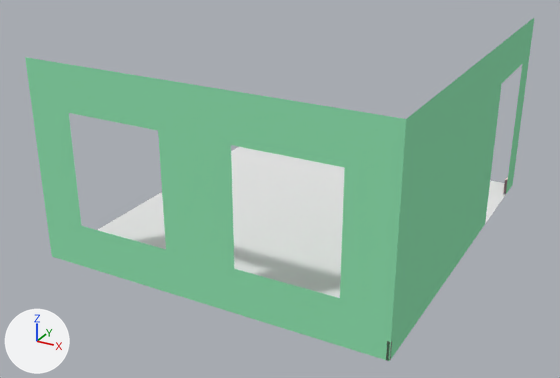
A saved change to the Blender file Assets/models/floor_2/bedroom_e/bedroom_e.blend.
Camera for both pictures: a camera (50 mm lens) standing at (15.6, -30.8, 16.6) and looking at (-0.5, -1.6, 2.0). Lighting does not change. The marker at lower left points along +X, +Y and +Z.

The first picture shows 'floor', 'wall_e', 'wall_n'.
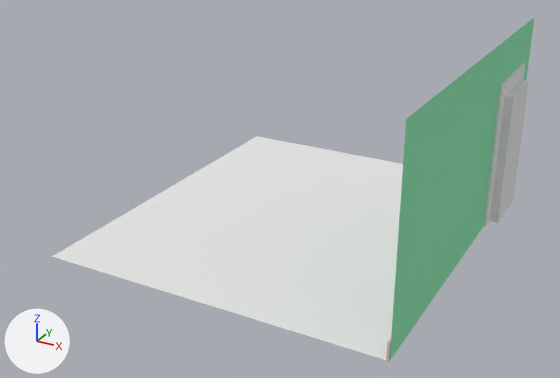
Commit message: bedroom_e: more wall work

Edits to the bpy script that builds the scene:
```text
Add me_cube_014:
    me_cube_014.from_pydata([(-1.0, 1.0, -1.0), (1.0, 1.0, -1.0), (-1.0, 1.0, 1.0), (1.0, 1.0, 1.0), (-1.0, 0.0, 1.0), (-1.0, 0.0, -1.0), (1.0, 0.0, 1.0), (1.0, 0.0, -1.0)], [], [(4, 2, 0, 5), (2, 3, 1, 0), (5, 0, 1, 7), (6, 3, 2, 4), (3, 6, 7, 1)])
Add me_cube:
    me_cube.from_pydata(...)  # a box spanning x -1.0..1.0, y -1.0..1.0, z -1.0..1.0
Change ob_wall_e:
    add ob_wall_e.hide_set(True)  # its collection is switched off
Add ob_cube:
    ob_cube = bpy.data.objects.new('Cube', me_cube_014)
    ob_cube.location = (8.0, 5.5, 3.5)
    ob_cube.scale = (0.1, 2.25, 3.5)
    _m = ob_cube.modifiers.new('Mirror', 'MIRROR')
    _m.use_axis = (False, True, False)
Add ob_cube_001:
    ob_cube_001 = bpy.data.objects.new('Cube.001', me_cube)
    ob_cube_001.location = (8.0, 5.5, 3.15)
    ob_cube_001.scale = (0.5, 1.55, 3.15)
```

Location of each change, (x1, y1, x2, y2) in pixels of the pictures (560 x 378 px):
'wall_e', hidden (green)
    before: (25, 57, 406, 361)
'Cube.001', added
    after: (490, 80, 529, 223)
'Cube', added
    after: (484, 63, 526, 227)
'floor', unchanged, uncovered by the edit
    before: (98, 147, 506, 298)
    after: (52, 136, 403, 361)
